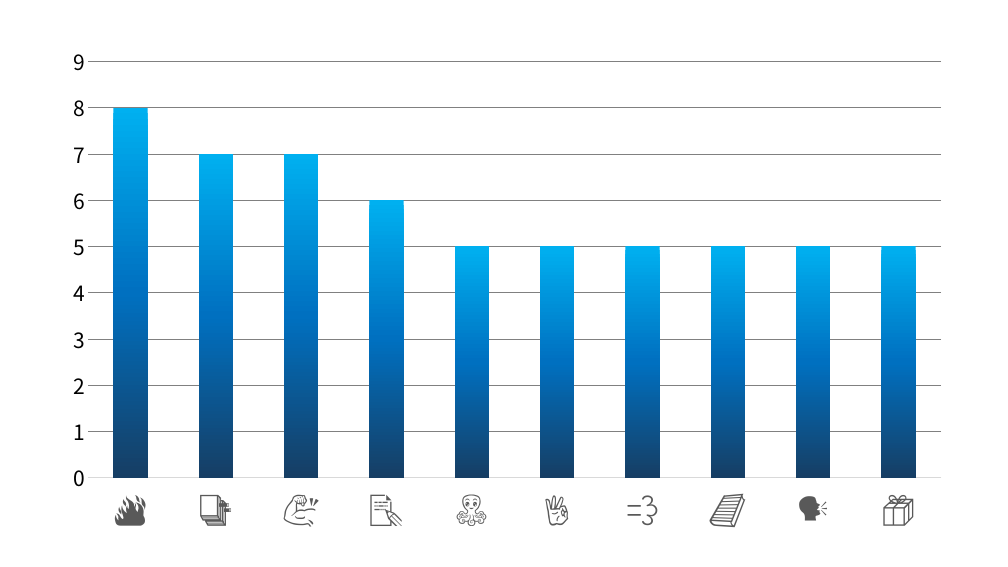
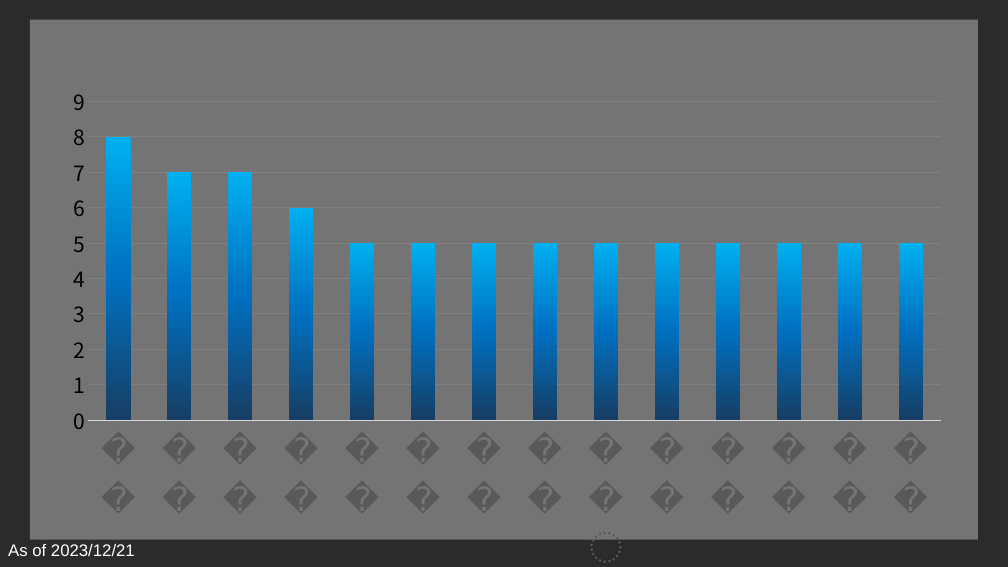
Before and after one commit to 07JP27/zenn-content, a slide deck: slide 4 of images/ms-pub-2023-looking-back/summary.pptx (slide 3 before the commit). Drawn at 1008x567 pixels with LibreOffice and Linux fonts; fonts in the diff are those of the drawing; background and template pictures are left out; a plain dark background stands for a picture behind light text. Boxes give left, top, right and bottom in pixels: in the first picture for what was removed or moved away, otherwise in the second. Text is boxed around its words. In the diff, an @@ line names an element or a change of style, - is before the commit and + after.

```diff
--- a/images/ms-pub-2023-looking-back/summary.pptx
+++ b/images/ms-pub-2023-looking-back/summary.pptx
@@ rectangle: place and size @@
-rectangle at (30, 20, 979, 547)
+rectangle at (30, 20, 979, 540)
@@ column stacked chart at (55, 76, 960, 567) @@
-categories: 🔥, 📑, 💪, 📝, 🐙, 👌, 💨, 📘, 🗣️, 📦
+categories: 🔥, 📑, 💪, 📝, 🐙, 👌, 💨, 📘, 🗣️, 📦, 🙆 , 📌 , 👌, 😊
-Series 1: 8, 7, 7, 6, 5, 5, 5, 5, 5, 5
+Series 1: 8, 7, 7, 6, 5, 5, 5, 5, 5, 5, 5, 5, 5, 5
@@ column stacked chart: place and size @@
-column stacked chart at (55, 36, 960, 540)
+column stacked chart at (55, 76, 960, 567)
@@ text added at (8, 544, 135, 556), 16 pt, text #FFFFFF @@
+As of 2023/12/21
```
Also in this commit, not shown: 4 other slides changed, 2 slides added, 7 other files.
